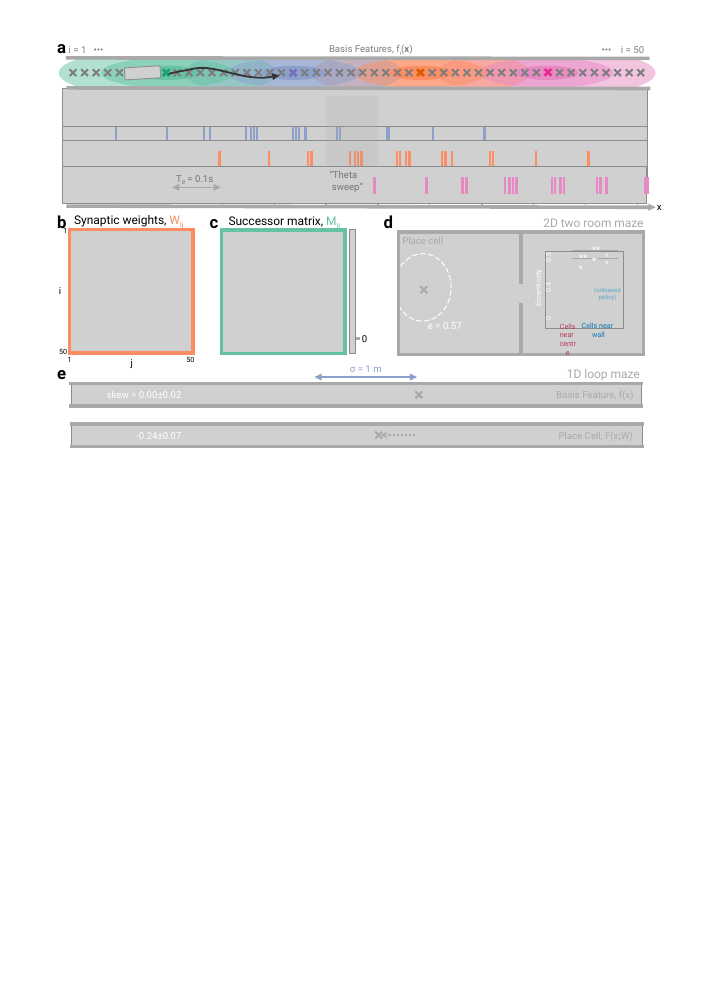
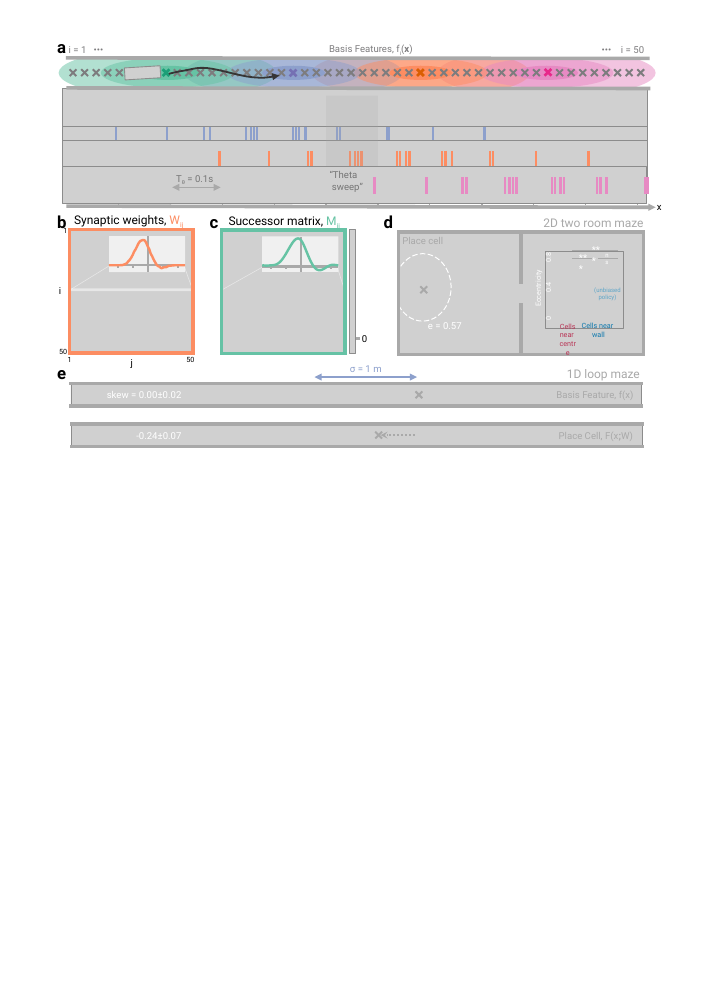
Before and after one commit to TomGeorge1234/STDP-SR, a slide deck: slide 6 of figures/paperFigures/figures.pptx. Drawn at 713x1008 pixels with LibreOffice and Linux fonts; fonts in the diff are those of the drawing; grey boxes stand for pictures. Boxes give left, top, right and bottom in pixels: in the first picture for what was removed or moved away, otherwise in the second. Text is boxed around its words. In the diff, an @@ line names an element or a change of style, - is before the commit and + after.

```diff
--- a/figures/paperFigures/figures.pptx
+++ b/figures/paperFigures/figures.pptx
@@ rectangle added at (x1=262, y1=236, x2=338, y2=272), fill #FFFFFF at 70% opacity @@
@@ freeform shape added at (x1=263, y1=238, x2=336, y2=271), fill #66C2A5 at 20% opacity @@
@@ freeform shape added at (x1=263, y1=239, x2=336, y2=271), outline #66C3A4 2 pt @@
@@ freeform shape added at (x1=301, y1=238, x2=302, y2=271), outline #A9A9A9 2 pt @@
@@ line added from (70, 290) to (110, 266), #FFFFFF 0.5 pt @@
@@ group added at (x1=109, y1=236, x2=185, y2=272): 10 freeform shapes, 1 rectangle @@
@@ line added from (192, 290) to (184, 266), #FFFFFF 0.5 pt @@
@@ line added from (222, 290) to (263, 266), #FFFFFF 0.5 pt @@
@@ freeform shape added at (x1=263, y1=266, x2=336, y2=267), outline #A9A9A9 2 pt @@
@@ group added at (x1=271, y1=266, x2=332, y2=269): 5 freeform shapes @@
@@ line added from (344, 290) to (337, 266), #FFFFFF 0.5 pt @@
@@ rectangle added at (x1=70, y1=289, x2=192, y2=291), fill #FFFFFF at 50% opacity @@
```
Also in this commit, not shown: 4 other files.
